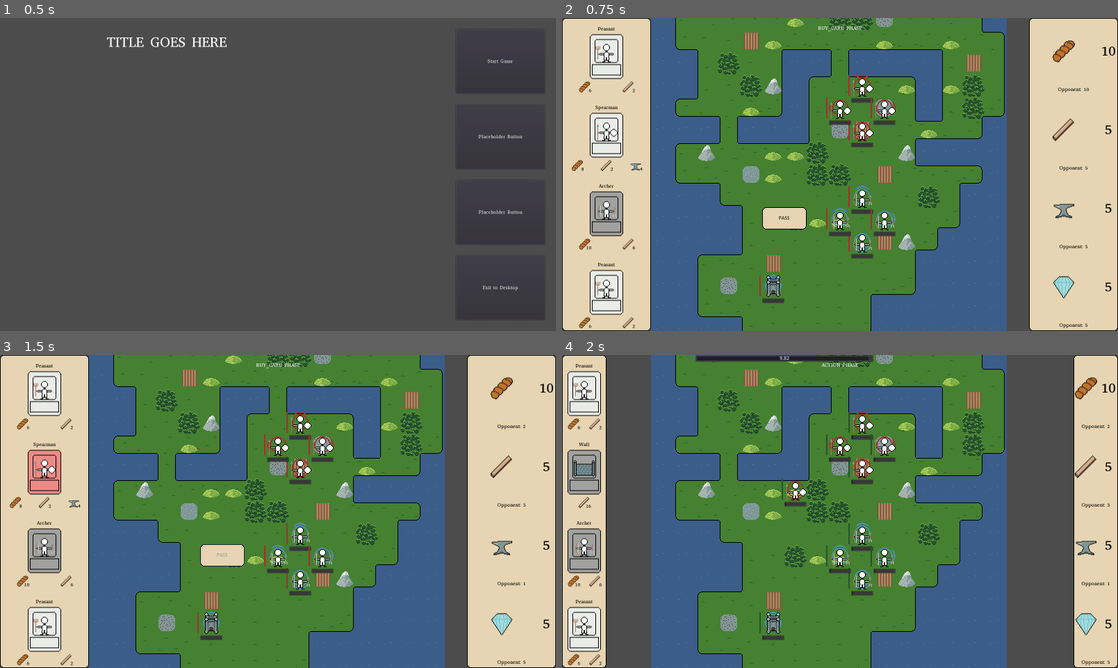
Above: before the commit, frames 1-4 (two rows, left to right).
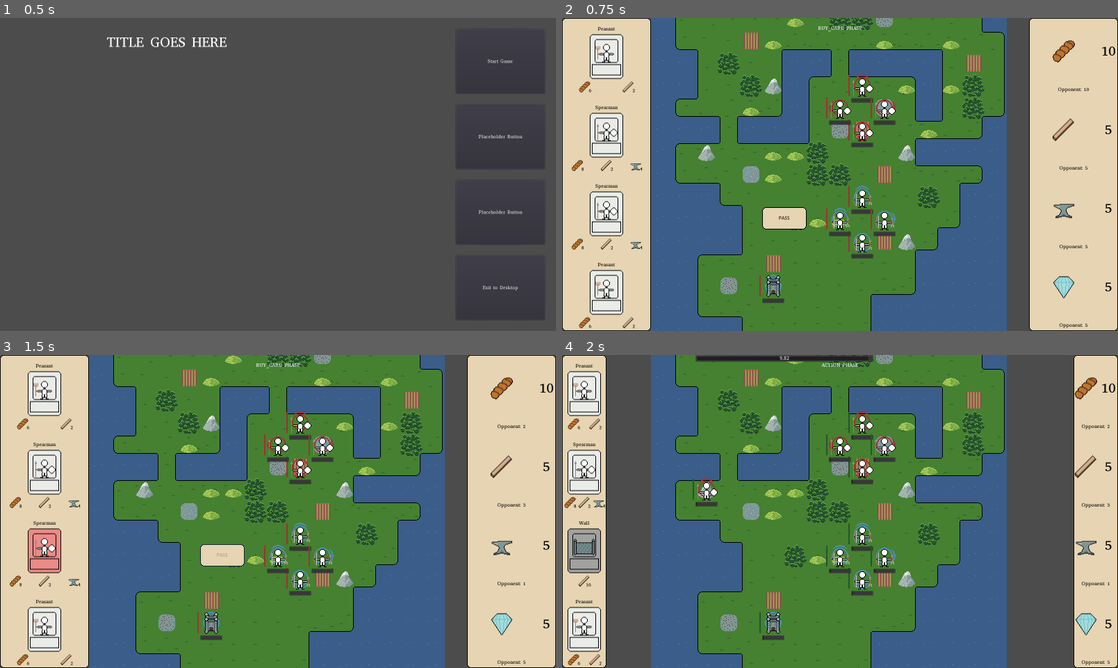
Above: after the commit, the same moments.

Repository: zaneddennis/ld51
Game: Godot game, scene res://MainMenu/MainMenu.tscn
The game is run twice, just before and just after one commit, with the same random seed, the same clock (stepped at 60 frames per second) and the same inputs.
Inputs:
- Up to frame 1 (0.5 s): no input
- Up to frame 2 (0.75 s): click "Start Game" at 0.5 s
- Up to frame 3 (1.5 s): click "PASS" at 1.25 s
- Up to frame 4 (2 s): no input

Frame 1 is identical in both runs. In frame 2, 0.9% of the frame differs, in the area x 1-15%, y 53-74%; in frame 3, 1.6%, in the area x 1-15%, y 30-74%; in frame 4, 1.6%.

Commit message:
added AI ability to place melee units

Diff:
--- a/ActiveGame/AI.gd
+++ b/ActiveGame/AI.gd
@@ -29,6 +29,9 @@
 
 
 func PickTile(unitName):
+	var unitInfo = Database.cards[unitName]
+	var unitType = unitInfo["unitType"]
+
 	# get territory limit
 	var yLim = 0
 	for ui in ag.get_node("World/Units").get_children():
@@ -40,8 +43,10 @@
 	var tmPlace = InitializeTMPlace(yLim)
 
 	# pick tile
-	if unitName == "Peasant":
+	if unitType == "Peasant":
 		return PickTilePeasant(tmPlace, yLim)
+	elif unitType == "melee":
+		return PickTileMelee(tmPlace, yLim)
 	else:
 		return PickTileElse(tmPlace, yLim)
 
@@ -72,22 +77,72 @@
 		var choices = []
 		for v in openResTiles:
 			if ag.get_node("World/Tilemaps/Bonus").get_cellv(v) == btId:
-				choices.append(v)
+				choices.append([v, 2])
 
 		return Util.Choice(choices)
 
-	#if choices:
-	#	return Util.Choice(choices)
 	else:
 		PickTileElse(tmPlace, yLim)
 
-# todo: make this only pick from front line spots
+func PickTileMelee(tmPlace, yLim):
+	# get open spots in first 3 lines
+	var candidates = GetOpenTiles(tmPlace, yLim-3, yLim)
+
+	# initialize score map
+	var scores = {}
+	for v in candidates:
+		for i in range(4):
+			scores[[v, i]] = 0
+
+	# if facing enemy, add score
+	var tmUnits = ag.get_node("World/Tilemaps/Units")
+	for vDir in scores:
+		var coord = vDir[0] + Vector2.UP.rotated((PI/2) * vDir[1])
+		if tmUnits.get_cellv(coord) != -1:
+			var unit = ag.CheckForUnit(coord)
+			if unit.unitTeam == 0:  # facing player unit
+				scores[vDir] += 1
+			elif unit.unitTeam == 1:  # facing own teammate
+				scores[vDir] -= 2
+
+	# if on defensive terrain, add score
+	var tmBonus = ag.get_node("World/Tilemaps/Bonus")
+	for vDir in scores:
+		var coord = vDir[0]
+		if tmBonus.get_cellv(coord) == 1:
+			scores[vDir] += 1
+		elif tmBonus.get_cellv(coord) == 5:
+			scores[vDir] += 2
+
+	# of tiles with highest score, pick random
+	var sorted = Util.DictSort(scores, false)
+	var maxScore = sorted[0][1]
+
+	var finalCandidates = []
+	for vDirScore in sorted:
+		var vDir = vDirScore[0]
+		var score = vDirScore[1]
+
+		if score == maxScore:
+			finalCandidates.append(vDir)
+		else:
+			break
+
+	return Util.Choice(finalCandidates)
+
 func PickTileElse(tmPlace, yLim):
 	var coords = Vector2(randi()%16, yLim)
 	while tmPlace.get_cellv(coords) != 0:  # if bad selection, try again
 		coords = Vector2(randi()%16, yLim)
-	return coords
+	return [coords, 2]
 
+
+func GetOpenTiles(tmPlace, yMin, yLim):
+	var result = []
+	for v in tmPlace.get_used_cells():
+		if v.y >= yMin and v.y <= yLim:
+			result.append(v)
+	return result
 
 func GetOpenResourceTiles(yLim):
 	var tmBonus = ag.get_node("World/Tilemaps/Bonus")
@@ -100,6 +155,7 @@
 
 	return result
 
+
 func InitializeTMPlace(yLim):
 	var tmTerrain = ag.get_node("World/Tilemaps/TileMap")
 	var tmUnits = ag.get_node("World/Tilemaps/Units")
--- a/ActiveGame/ActiveGame.gd
+++ b/ActiveGame/ActiveGame.gd
@@ -13,7 +13,7 @@
 var activeCards = {
 	1: "Peasant",
 	2: "Spearman",
-	3: "Archer",
+	3: "Spearman",
 	4: "Peasant"
 }
 
@@ -146,6 +146,14 @@
 
 				_: assert(false)
 
+func CheckForUnit(coord):
+	var unit = null
+	for ui in $World/Units.get_children():
+		if ui.coords == coord:
+			unit = ui
+			break
+	return unit
+
 
 func _on_Timer_timeout():
 	print("Timer timeout")
--- a/ActiveGame/UI/UIManager.gd
+++ b/ActiveGame/UI/UIManager.gd
@@ -210,7 +210,9 @@
 		OpponentPlaceUnit()
 
 func OpponentPlaceUnit():
-	ag.SpawnUnit(opponentSelection, ag.get_node("AI").PickTile(opponentSelection), 1, 2)
+	var vDir = ag.get_node("AI").PickTile(opponentSelection)
+	#ag.SpawnUnit(opponentSelection, ag.get_node("AI").PickTile(opponentSelection), 1, 2)
+	ag.SpawnUnit(opponentSelection, vDir[0], 1, vDir[1])
 	ag.get_node("World/Tilemaps/UnitPlacement").clear()
 
 
--- a/Util.gd
+++ b/Util.gd
@@ -28,8 +28,13 @@
 			return true
 		return false
 
+	static func sort_descending(a, b):
+		if a[1] > b[1]:
+			return true
+		return false
+
 # returns an Array of keys of the dict, in order by their keys
-func DictSort(d):
+func DictSort(d, asc=true):
 
 	assert(len(d) > 0)
 
@@ -38,7 +43,10 @@
 	for k in d:
 		arr.append([k, d[k]])
 
-	arr.sort_custom(KeySort, "sort_ascending")
+	if asc:
+		arr.sort_custom(KeySort, "sort_ascending")
+	else:
+		arr.sort_custom(KeySort, "sort_descending")
 	return arr
 
 
--- a/project.godot
+++ b/project.godot
@@ -45,6 +45,10 @@
  ]
 }
 
+[network]
+
+limits/debugger_stdout/max_chars_per_second=4096
+
 [physics]
 
 common/enable_pause_aware_picking=true
